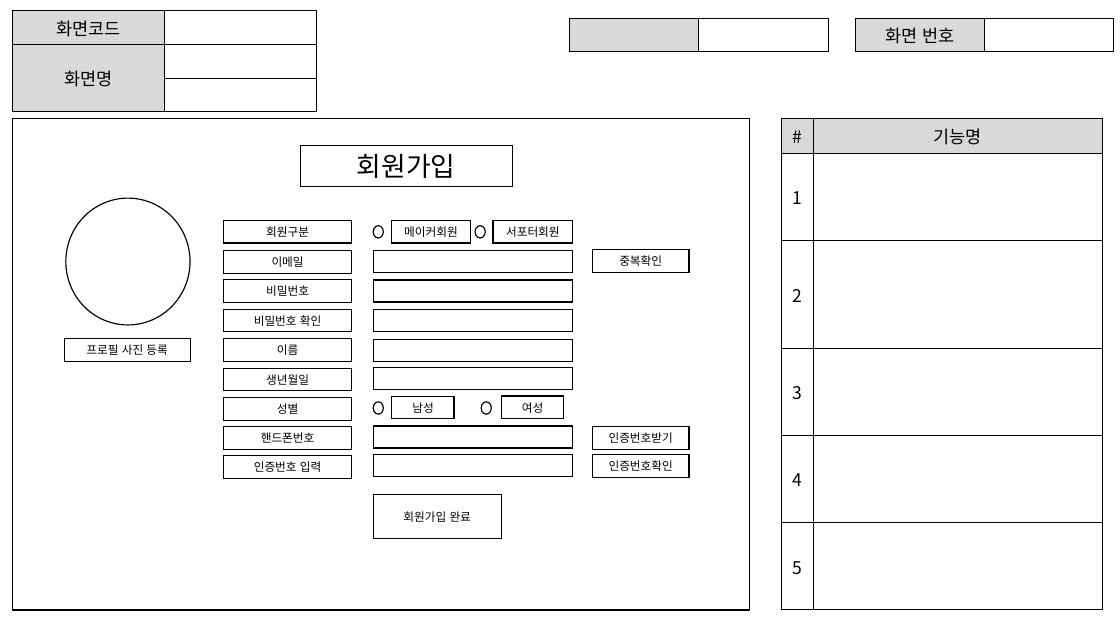
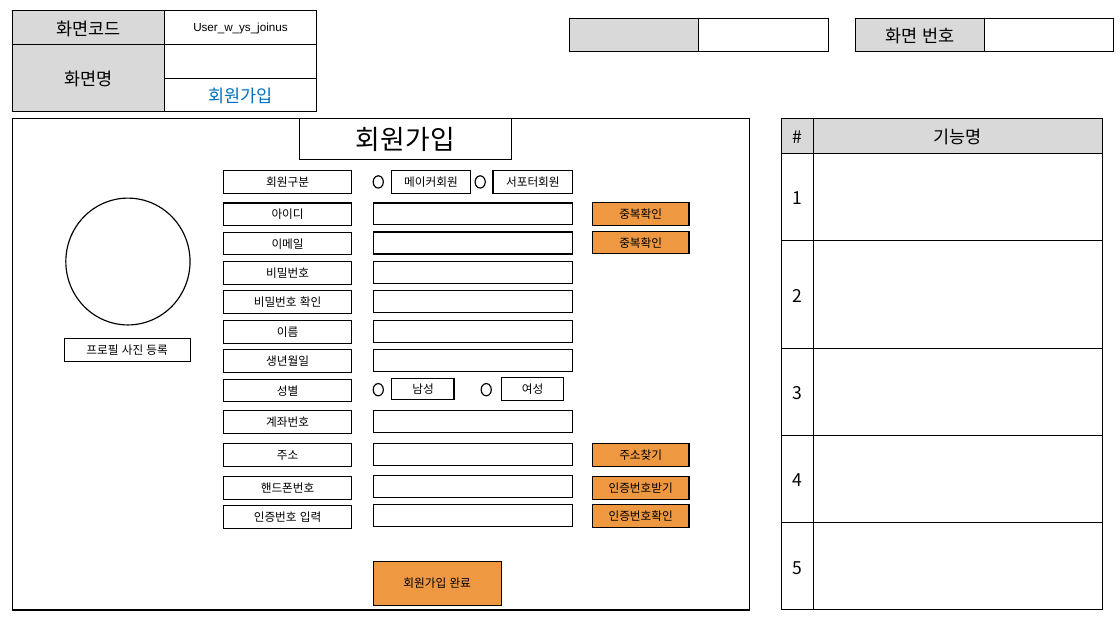
Before and after one commit to ezenteam2/EzenCrowdFunding, a slide deck: slide 3 of project03 화면설계서/project03 - 화면 설계서 - 용승.pptx (slide 2 before the commit). Drawn at 1120x630 pixels with LibreOffice and Linux fonts; fonts in the diff are those of the drawing. Boxes give left, top, right and bottom in pixels: in the first picture for what was removed or moved away, otherwise in the second. Text is boxed around its words. In the diff, an @@ line names an element or a change of style, - is before the commit and + after.

```diff
--- a/project03 화면설계서/project03 - 화면 설계서 - 용승.pptx
+++ b/project03 화면설계서/project03 - 화면 설계서 - 용승.pptx
@@ table at <box>12,11,316,108</box> @@
-row 1, column 2: 
+row 1, column 2: User_w_ys_joinus
-row 3, column 2: 
+row 3, column 2: 회원가입
@@ rectangle "회원가입": place and size @@
-rectangle "회원가입" at <box>300,145,512,187</box>
+rectangle "회원가입" at <box>299,118,511,160</box>
@@ 3 rectangles, 2 ellipses: place and size @@
-3 rectangles, 2 ellipses at <box>223,220,573,243</box>
+3 rectangles, 2 ellipses at <box>223,171,573,193</box>
@@ rectangle added at <box>223,203,352,226</box>, fill #FFFFFF, outline #000000 1 pt, 10 pt, text #000000 @@
+아이디
@@ rectangle added at <box>373,203,573,225</box>, fill #FFFFFF, outline #000000 1 pt @@
@@ rectangle added at <box>592,203,689,226</box>, fill #EE9842, outline #000000 1 pt, 10 pt, text #000000 @@
+중복확인
@@ 14 rectangles, 2 ellipses: place and size @@
-14 rectangles, 2 ellipses at <box>223,250,689,420</box>
+14 rectangles, 2 ellipses at <box>223,231,689,402</box>
@@ rectangle added at <box>223,411,352,434</box>, fill #FFFFFF, outline #000000 1 pt, 10 pt, text #000000 @@
+계좌번호
@@ rectangle added at <box>373,410,573,432</box>, fill #FFFFFF, outline #000000 1 pt @@
@@ rectangle added at <box>223,444,352,467</box>, fill #FFFFFF, outline #000000 1 pt, 10 pt, text #000000 @@
+주소
@@ rectangle added at <box>373,444,573,465</box>, fill #FFFFFF, outline #000000 1 pt @@
@@ rectangle added at <box>592,444,689,467</box>, fill #EE9842, outline #000000 1 pt, 10 pt, text #000000 @@
+주소찾기
@@ 6 rectangles: place and size @@
-6 rectangles at <box>223,426,689,478</box>
+6 rectangles at <box>223,476,689,528</box>
@@ fill #FFFFFF to #EE9842 in 4 elements at <box>592,231,689,254</box>, <box>592,476,689,499</box>, <box>592,505,689,528</box>, <box>373,561,502,606</box> @@
@@ rectangle "회원가입 완료": place and size @@
-rectangle "회원가입 완료" at <box>373,495,502,539</box>
+rectangle "회원가입 완료" at <box>373,561,502,606</box>
```
Also in this commit, not shown: 1 other slide changed, 10 slides added, 2 other files.
